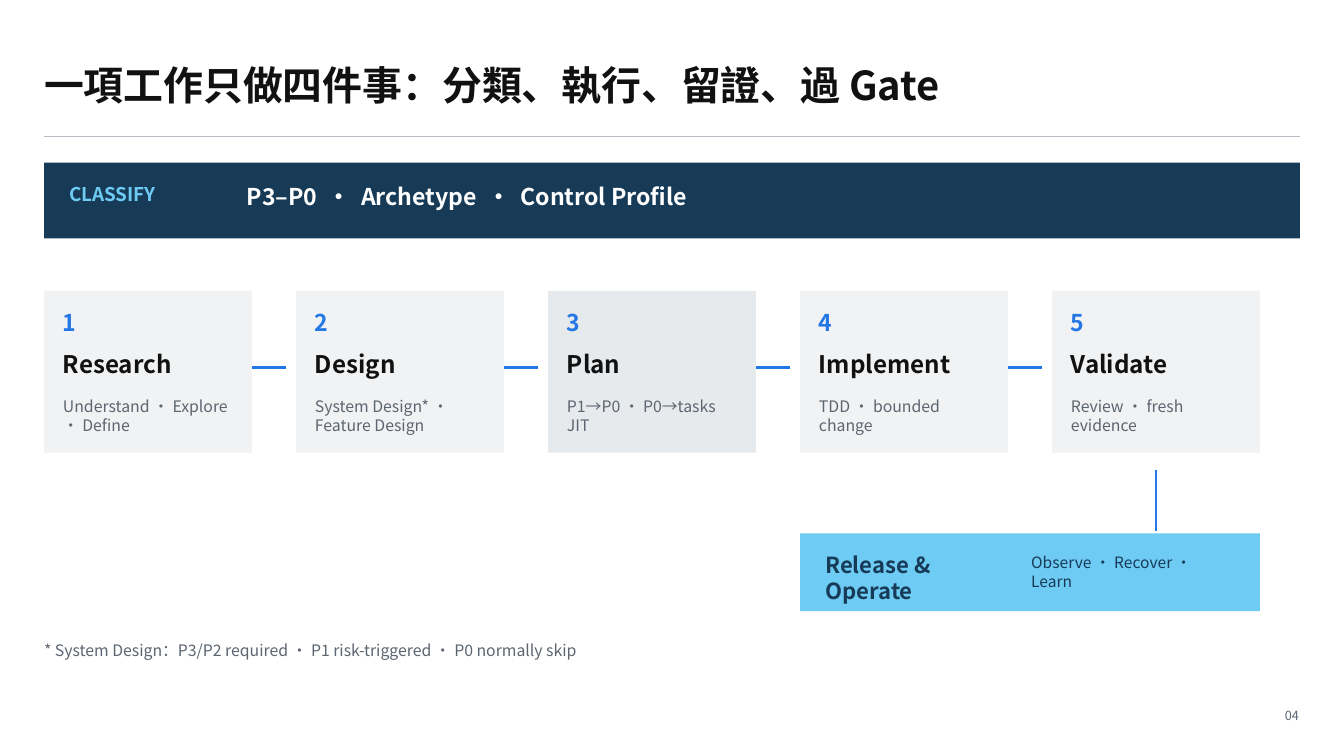
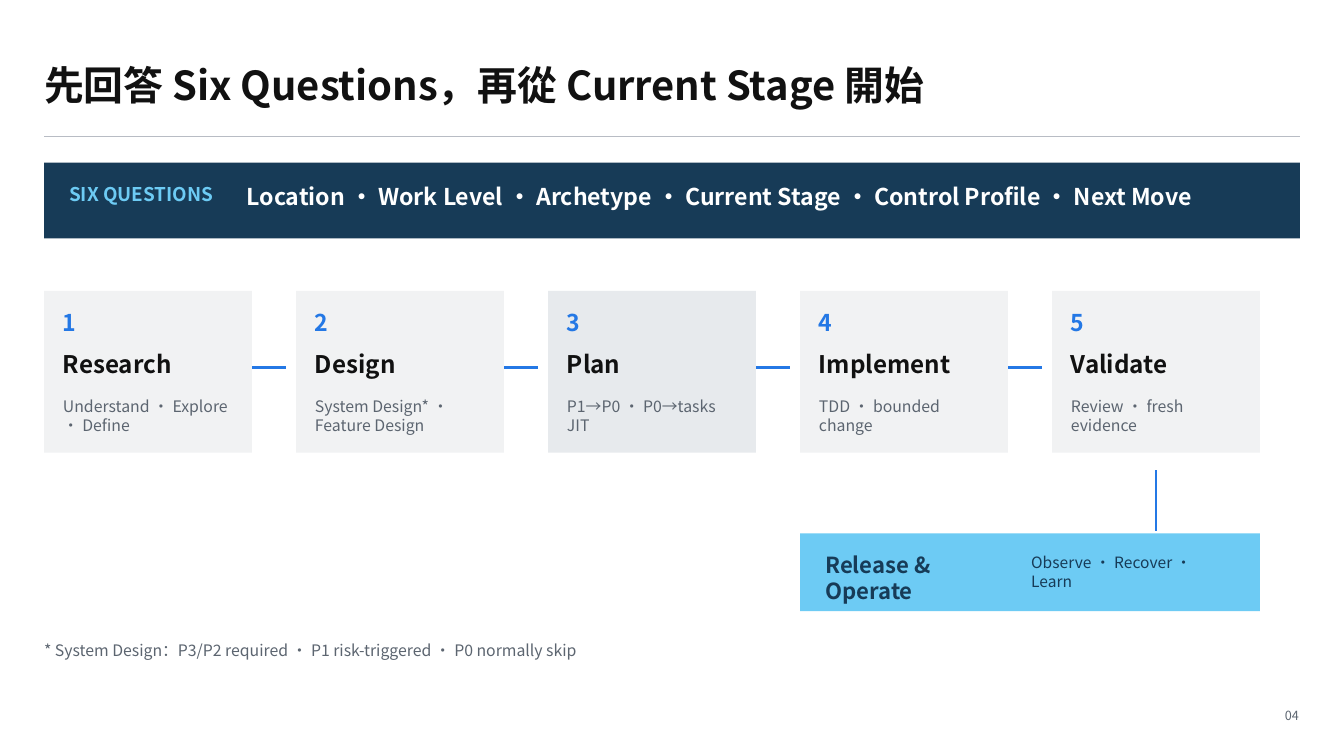
Before and after one commit to yschiang/ai_engineering, a slide deck: slide 4 of presentation/06_Training_Presentation.pptx. Drawn at 1344x756 pixels with LibreOffice and Linux fonts; fonts in the diff are those of the drawing. Boxes give left, top, right and bottom in pixels: in the first picture for what was removed or moved away, otherwise in the second. Text is boxed around its words. In the diff, an @@ line names an element or a change of style, - is before the commit and + after.

```diff
--- a/presentation/06_Training_Presentation.pptx
+++ b/presentation/06_Training_Presentation.pptx
@@ text at [44, 66, 924, 110]: text changed @@
-一項工作只做四件事：分類、執行、留證、過 Gate
+先回答 Six Questions，再從 Current Stage 開始
@@ text at [69, 187, 213, 205]: text changed @@
-CLASSIFY
+SIX QUESTIONS
@@ text at [247, 186, 1191, 211]: text changed @@
-P3–P0 · Archetype · Control Profile
+Location · Work Level · Archetype · Current Stage · Control Profile · Next Move
```
Also in this commit, not shown: 7 other slides changed, 3 slides removed, 15 other files.
